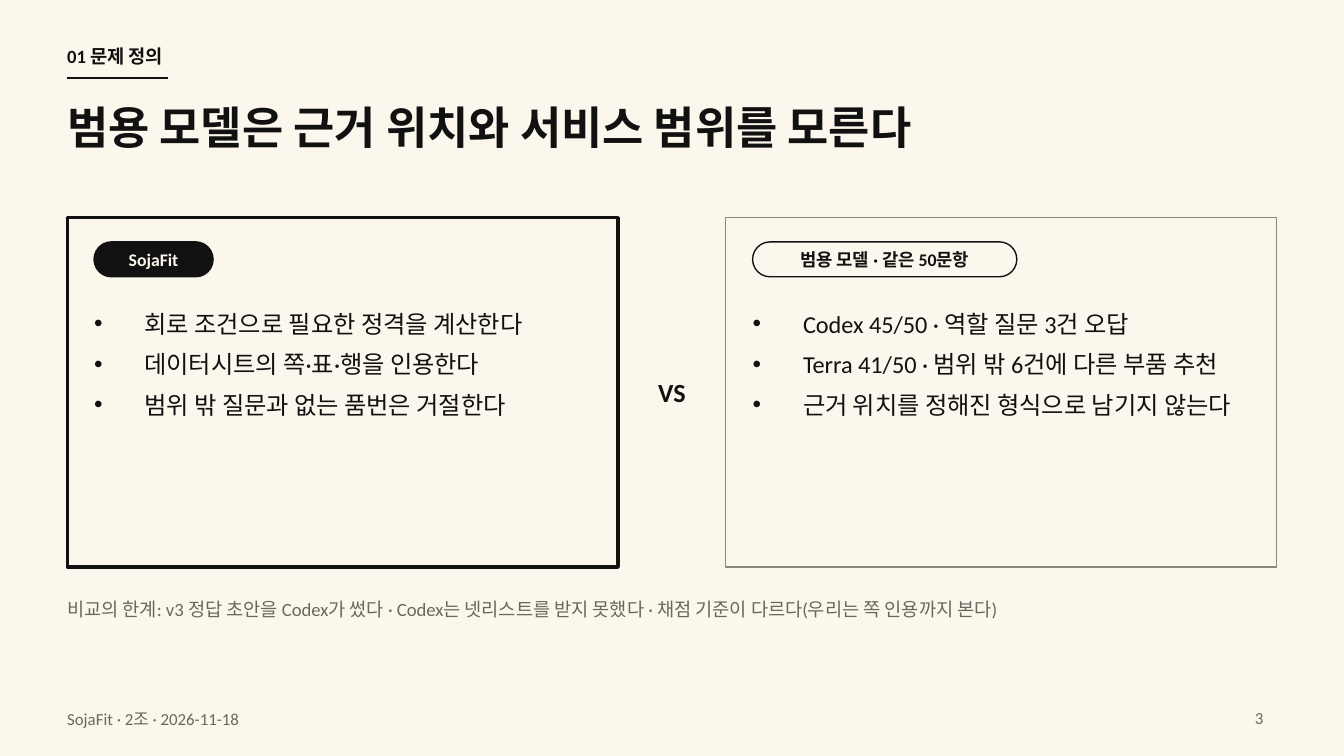
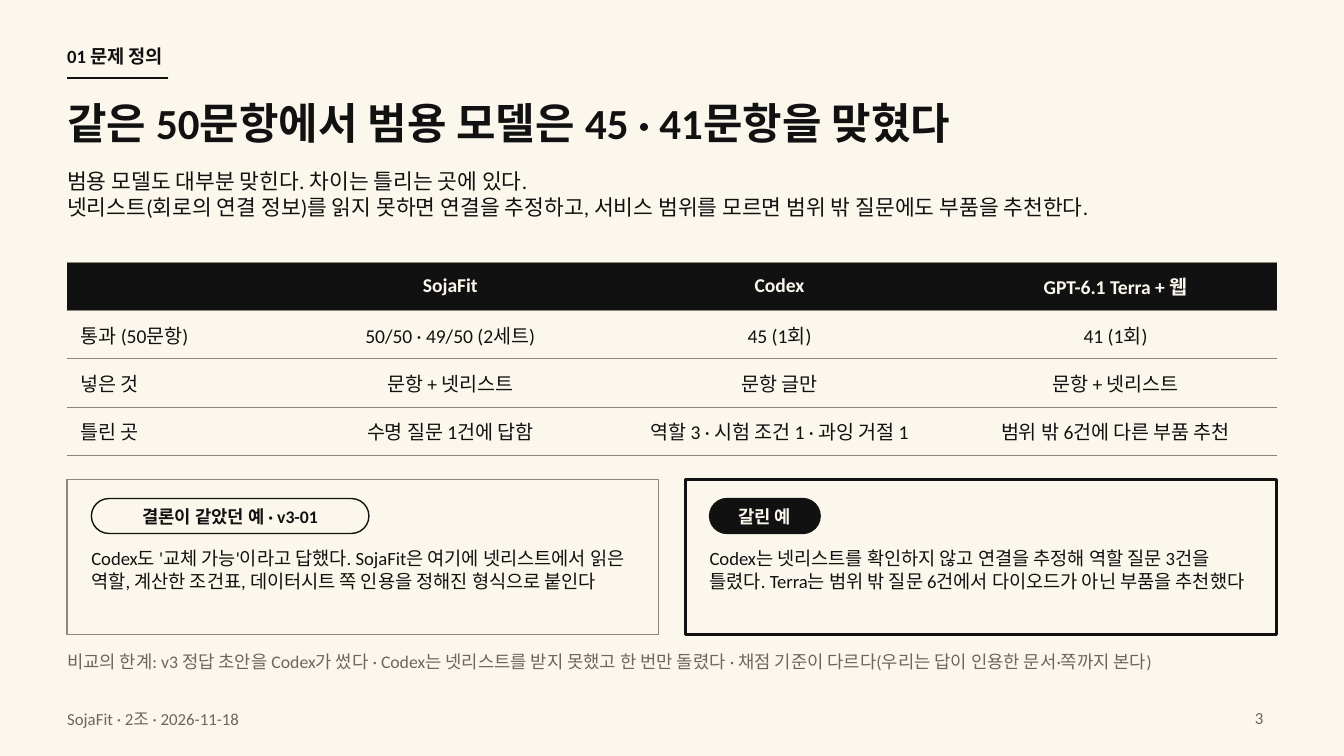
Before and after one commit to HJU5022/SojaFit, a slide deck: slide 3 of docs/deliverables/presentation/sojafit-final-2026-11-18.pptx. Drawn at 1344x756 pixels with LibreOffice and Linux fonts; fonts in the diff are those of the drawing. Boxes give left, top, right and bottom in pixels: in the first picture for what was removed or moved away, otherwise in the second. Text is boxed around its words. In the diff, an @@ line names an element or a change of style, - is before the commit and + after.

Commit message:
docs: 발표 덱을 20장 최종본으로 바꾸고(화면 캡처 제외 · 구조도 다시 그림 · 배포 절차 장 추가) PRESENTATION.md · 목록 문서 · 작업 기록을 맞춘다

```diff
--- a/docs/deliverables/presentation/sojafit-final-2026-11-18.pptx
+++ b/docs/deliverables/presentation/sojafit-final-2026-11-18.pptx
@@ title at box(67, 102, 951, 143): text changed; size 24 to 23 pt @@
-범용 모델은 근거 위치와 서비스 범위를 모른다
+같은 50문항에서 범용 모델은 45 · 41문항을 맞혔다
@@ text added at box(67, 171, 1089, 218), 11.5 pt, text #111111 @@
+범용 모델도 대부분 맞힌다. 차이는 틀리는 곳에 있다.
+넷리스트(회로의 연결 정보)를 읽지 못하면 연결을 추정하고, 서비스 범위를 모르면 범위 밖 질문에도 부품을 추천한다.
@@ rectangle removed at box(67, 218, 618, 567) @@
@@ rectangle removed at box(726, 218, 1277, 567) @@
@@ table added at box(67, 262, 1277, 445), 4 rows, 4 columns @@
+ | SojaFit | Codex | GPT-6.1 Terra + 웹
+통과 (50문항) | 50/50 · 49/50 (2세트) | 45 (1회) | 41 (1회)
+넣은 것 | 문항 + 넷리스트 | 문항 글만 | 문항 + 넷리스트
+틀린 곳 | 수명 질문 1건에 답함 | 역할 3 · 시험 조건 1 · 과잉 거절 1 | 범위 밖 6건에 다른 부품 추천
@@ rounded rectangle removed at box(94, 242, 214, 277) @@
-SojaFit
@@ rounded rectangle removed at box(753, 242, 1017, 277) @@
-범용 모델 · 같은 50문항
@@ text removed at box(144, 313, 522, 416) @@
-• 회로 조건으로 필요한 정격을 계산한다
-• 데이터시트의 쪽·표·행을 인용한다
-• 범위 밖 질문과 없는 품번은 거절한다
@@ text removed at box(803, 312, 1231, 416) @@
-• Codex 45/50 · 역할 질문 3건 오답
-• Terra 41/50 · 범위 밖 6건에 다른 부품 추천
-• 근거 위치를 정해진 형식으로 남기지 않는다
@@ text removed at box(658, 385, 686, 402) @@
-VS
@@ rectangle added at box(67, 480, 659, 634), fill #FBF7EC, outline #8C877B 0.75 pt @@
@@ rounded rectangle added at box(91, 499, 368, 534), fill #FBF7EC, outline #111111 0.75 pt, 9.5 pt, text #111111, bold @@
+결론이 같았던 예 · v3-01
@@ rectangle added at box(685, 480, 1277, 634), fill #FBF7EC, outline #111111 1.75 pt @@
@@ rounded rectangle added at box(710, 499, 820, 534), fill #111111, outline #111111 0.75 pt, 9.5 pt, text #FBF7EC, bold @@
+갈린 예
@@ text added at box(91, 549, 624, 590), 10 pt, text #111111 @@
+Codex도 '교체 가능'이라고 답했다. SojaFit은 여기에 넷리스트에서 읽은 역할, 계산한 조건표, 데이터시트 쪽 인용을 정해진 형식으로 붙인다
@@ text added at box(710, 549, 1245, 590), 10 pt, text #111111 @@
+Codex는 넷리스트를 확인하지 않고 연결을 추정해 역할 질문 3건을 틀렸다. Terra는 범위 밖 질문 6건에서 다이오드가 아닌 부품을 추천했다
@@ text at box(67, 653, 1152, 670): text changed; size 10 to 9.5 pt @@
-비교의 한계: v3 정답 초안을 Codex가 썼다 · Codex는 넷리스트를 받지 못했다 · 채점 기준이 다르다(우리는 쪽 인용까지 본다)
+비교의 한계: v3 정답 초안을 Codex가 썼다 · Codex는 넷리스트를 받지 못했고 한 번만 돌렸다 · 채점 기준이 다르다(우리는 답이 인용한 문서·쪽까지 본다)
```
Also in this commit, not shown: 16 other slides changed, 3 slides added, 2 slides removed, 5 other files.
